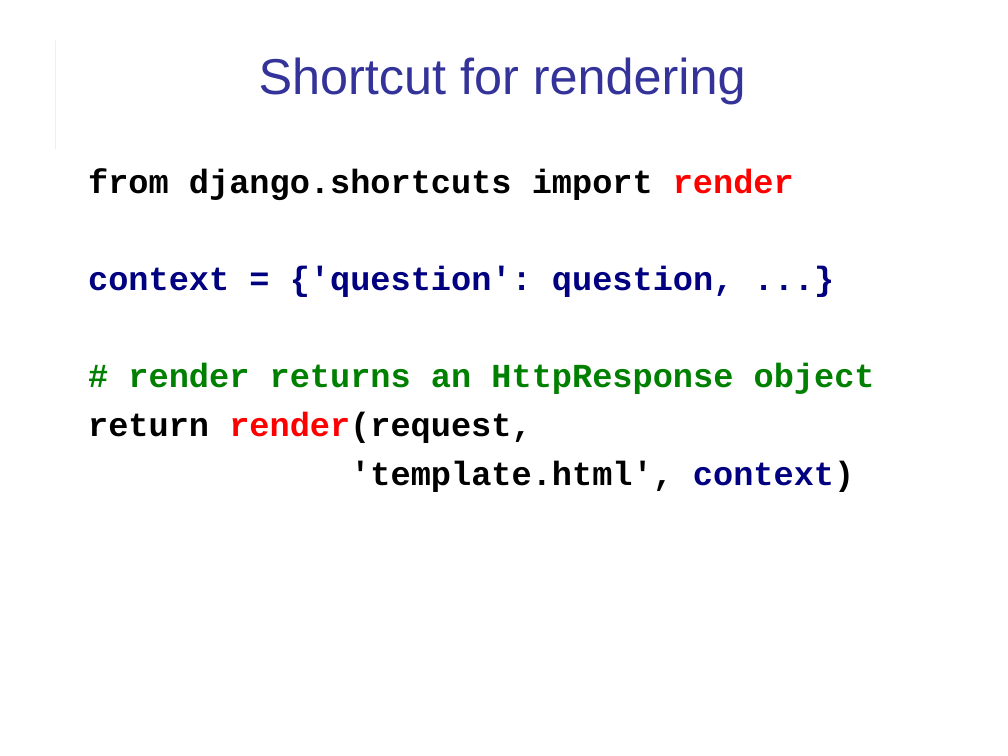
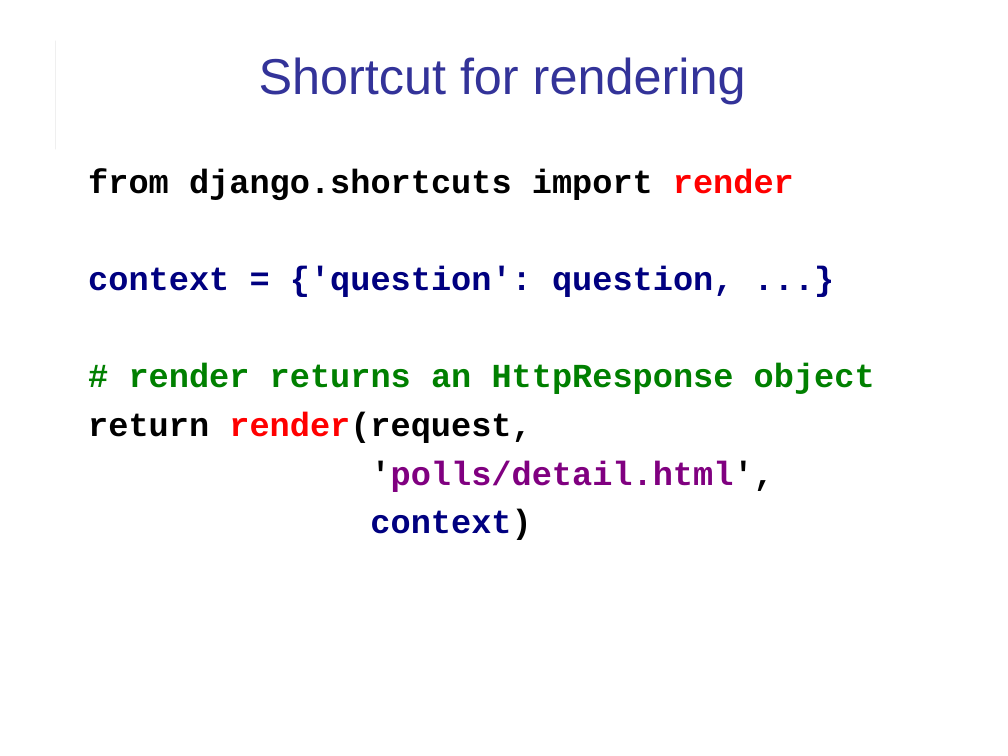
Before and after one commit to cpske/ISP, a slide deck: slide 8 of django/Django-review-1.pptx. Drawn at 1008x756 pixels with LibreOffice and Linux fonts; fonts in the diff are those of the drawing. Boxes give left, top, right and bottom in pixels: in the first picture for what was removed or moved away, otherwise in the second. Text is boxed around its words. In the diff, an @@ line names an element or a change of style, - is before the commit and + after.

Commit message:
Update KU Polls Iteration 2

```diff
--- a/django/Django-review-1.pptx
+++ b/django/Django-review-1.pptx
@@ text at (370, 460, 774, 540): text changed; text colour #000000 to #800080 @@
-'template.html', context)
+'polls/detail.html',
+context)
```
Also in this commit, not shown: 14 other slides changed, 5 slides added, 2 slides removed, 2 other files.
